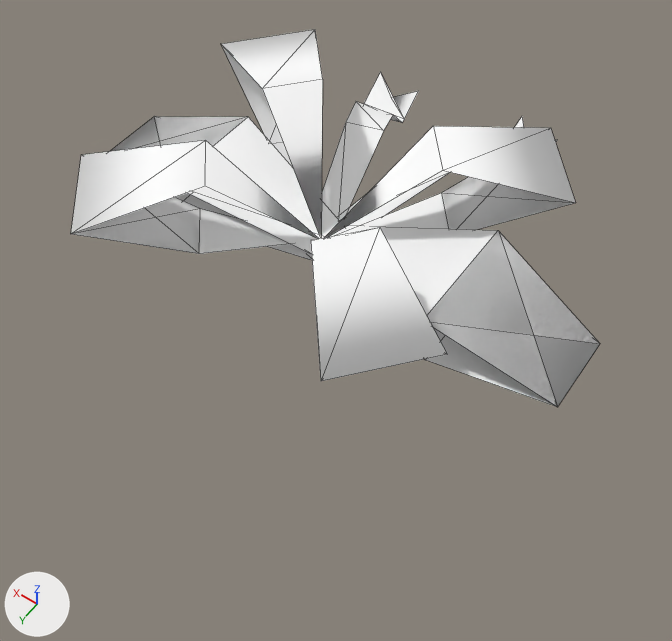
An edit to the OBJ model Assets/Art/Nova1492/GXConverted/Models/Environment/Props/datan_common_Xmas_02_b9d7e539.obj, drawn before and after from the same camera.
Camera for both pictures: a 50 mm lens placed at (-0.692, 0.956, 1.489), pointed at (-0.011, 0.002, -0.01). Lighting does not change. The marker at lower left points along +X, +Y and +Z. The older version comes first. Mesh edges are drawn as thin lines. Where no turn or scale is listed for an object, it has been applied to the vertices.

The older version as bpy lines, for what is in view:
```python
me_datan_common_xmas_02_b9d7e539 = bpy.data.meshes.new('datan_common_Xmas_02_b9d7e539')
me_datan_common_xmas_02_b9d7e539.from_pydata(...)  # 67 vertices, 74 faces; spans x -0.508..0.508, y -0.538..0.357, z 0.134..0.435
me_datan_common_xmas_02_b9d7e539.materials.append(mat_datan_common_xmas_02_b9d7e539)  # white #ffffff
ob_datan_common_xmas_02_b9d7e539 = bpy.data.objects.new('datan_common_Xmas_02_b9d7e539', me_datan_common_xmas_02_b9d7e539)
ob_datan_common_xmas_02_b9d7e539.location = (0.0, 0.0, 0.0)
```
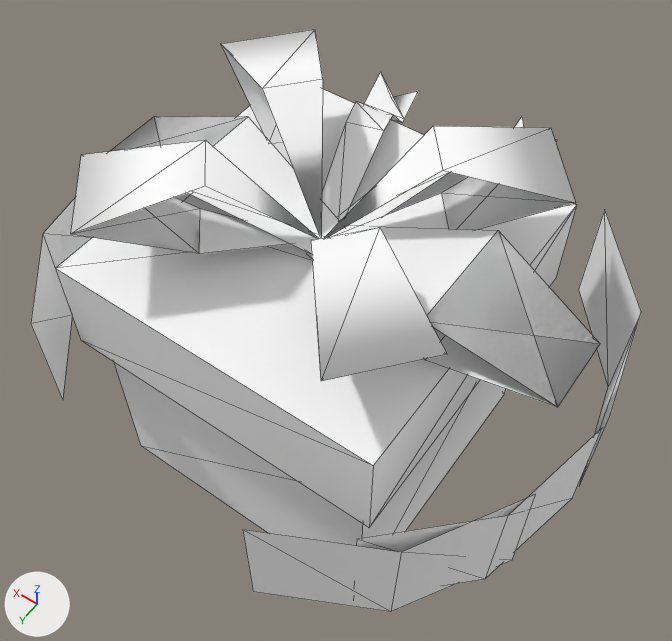
What differs and where, as boxes (x1, y1, x2, y2) in the pictures (672 x 641 px):
'datan_common_Xmas_02_b9d7e539_mesh04', added: after (55, 89, 577, 546)
'datan_common_Xmas_02_b9d7e539_mesh02', added: after (243, 494, 536, 612)
'datan_common_Xmas_02_b9d7e539_mesh00', added: after (356, 429, 602, 585)
'datan_common_Xmas_02_b9d7e539_mesh01', added: after (579, 209, 641, 484)
'datan_common_Xmas_02_b9d7e539_mesh03', added: after (31, 197, 92, 400)

The change, as a diff of the scene's bpy script:
```diff
--- a/Assets/Art/Nova1492/GXConverted/Models/Environment/Props/datan_common_Xmas_02_b9d7e539.obj.py
+++ b/Assets/Art/Nova1492/GXConverted/Models/Environment/Props/datan_common_Xmas_02_b9d7e539.obj.py
@@ me_datan_common_xmas_02_b9d7e539_mesh04 @@
+me_datan_common_xmas_02_b9d7e539_mesh04.from_pydata(...)  # 16 vertices, 18 faces; spans x -0.324..0.374, y -0.357..0.341, z -0.435..0.21
+me_datan_common_xmas_02_b9d7e539_mesh04.materials.append(mat_datan_common_xmas_02_b9d7e539)  # white #ffffff
@@ me_datan_common_xmas_02_b9d7e539_mesh03 @@
+me_datan_common_xmas_02_b9d7e539_mesh03.from_pydata([(0.576, 0.015, -0.128), (0.576, 0.015, 0.128), (0.526, 0.254, 0.133), (0.521, 0.256, -0.122), (0.359, 0.435, 0.156), (0.358, 0.435, -0.094)], [], [(0, 1, 2), (2, 3, 0), (3, 2, 4), (4, 5, 3)])
+me_datan_common_xmas_02_b9d7e539_mesh03.materials.append(mat_datan_common_xmas_02_b9d7e539)  # white #ffffff
@@ me_datan_common_xmas_02_b9d7e539_mesh02 @@
+me_datan_common_xmas_02_b9d7e539_mesh02.from_pydata([(-0.543, 0.193, -0.128), (-0.543, 0.193, 0.128), (-0.421, 0.404, 0.133), (-0.417, 0.405, -0.122), (-0.207, 0.525, 0.156), (-0.206, 0.525, -0.094)], [], [(0, 1, 2), (2, 3, 0), (3, 2, 4), (4, 5, 3)])
+me_datan_common_xmas_02_b9d7e539_mesh02.materials.append(mat_datan_common_xmas_02_b9d7e539)  # white #ffffff
@@ me_datan_common_xmas_02_b9d7e539_mesh01 @@
+me_datan_common_xmas_02_b9d7e539_mesh01.from_pydata([(-0.576, -0.015, -0.128), (-0.576, -0.015, 0.128), (-0.526, -0.254, 0.133), (-0.521, -0.256, -0.122), (-0.359, -0.435, 0.156), (-0.358, -0.435, -0.094)], [], [(0, 1, 2), (2, 3, 0), (3, 2, 4), (4, 5, 3)])
+me_datan_common_xmas_02_b9d7e539_mesh01.materials.append(mat_datan_common_xmas_02_b9d7e539)  # white #ffffff
@@ me_datan_common_xmas_02_b9d7e539_mesh00 @@
+me_datan_common_xmas_02_b9d7e539_mesh00.from_pydata([(-0.576, 0.015, -0.128), (-0.576, 0.015, 0.128), (-0.526, 0.254, 0.133), (-0.521, 0.256, -0.122), (-0.359, 0.435, 0.156), (-0.358, 0.435, -0.094)], [], [(0, 1, 2), (2, 3, 0), (3, 2, 4), (4, 5, 3)])
+me_datan_common_xmas_02_b9d7e539_mesh00.materials.append(mat_datan_common_xmas_02_b9d7e539)  # white #ffffff
@@ ob_datan_common_xmas_02_b9d7e539_mesh04 @@
+ob_datan_common_xmas_02_b9d7e539_mesh04 = bpy.data.objects.new('datan_common_Xmas_02_b9d7e539_mesh04', me_datan_common_xmas_02_b9d7e539_mesh04)
+ob_datan_common_xmas_02_b9d7e539_mesh04.location = (0.0, 0.0, 0.0)
@@ ob_datan_common_xmas_02_b9d7e539_mesh03 @@
+ob_datan_common_xmas_02_b9d7e539_mesh03 = bpy.data.objects.new('datan_common_Xmas_02_b9d7e539_mesh03', me_datan_common_xmas_02_b9d7e539_mesh03)
+ob_datan_common_xmas_02_b9d7e539_mesh03.location = (0.0, 0.0, 0.0)
@@ ob_datan_common_xmas_02_b9d7e539_mesh02 @@
+ob_datan_common_xmas_02_b9d7e539_mesh02 = bpy.data.objects.new('datan_common_Xmas_02_b9d7e539_mesh02', me_datan_common_xmas_02_b9d7e539_mesh02)
+ob_datan_common_xmas_02_b9d7e539_mesh02.location = (0.0, 0.0, 0.0)
@@ ob_datan_common_xmas_02_b9d7e539_mesh01 @@
+ob_datan_common_xmas_02_b9d7e539_mesh01 = bpy.data.objects.new('datan_common_Xmas_02_b9d7e539_mesh01', me_datan_common_xmas_02_b9d7e539_mesh01)
+ob_datan_common_xmas_02_b9d7e539_mesh01.location = (0.0, 0.0, 0.0)
@@ ob_datan_common_xmas_02_b9d7e539_mesh00 @@
+ob_datan_common_xmas_02_b9d7e539_mesh00 = bpy.data.objects.new('datan_common_Xmas_02_b9d7e539_mesh00', me_datan_common_xmas_02_b9d7e539_mesh00)
+ob_datan_common_xmas_02_b9d7e539_mesh00.location = (0.0, 0.0, 0.0)
```
